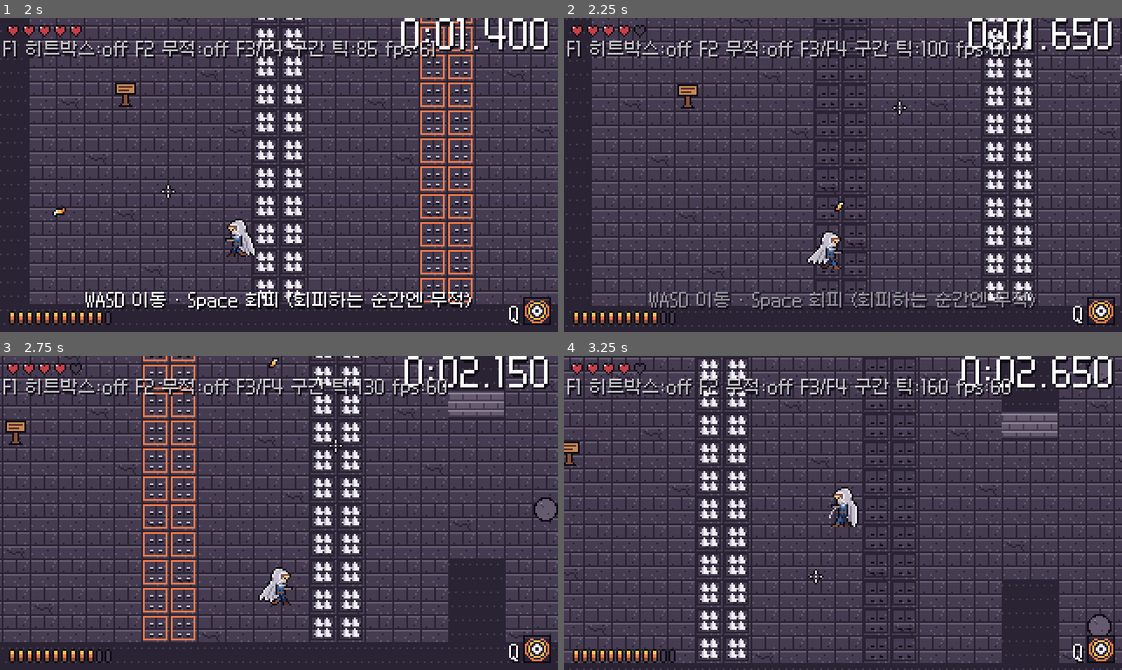
Above: before the commit, frames 1-4 (two rows, left to right).
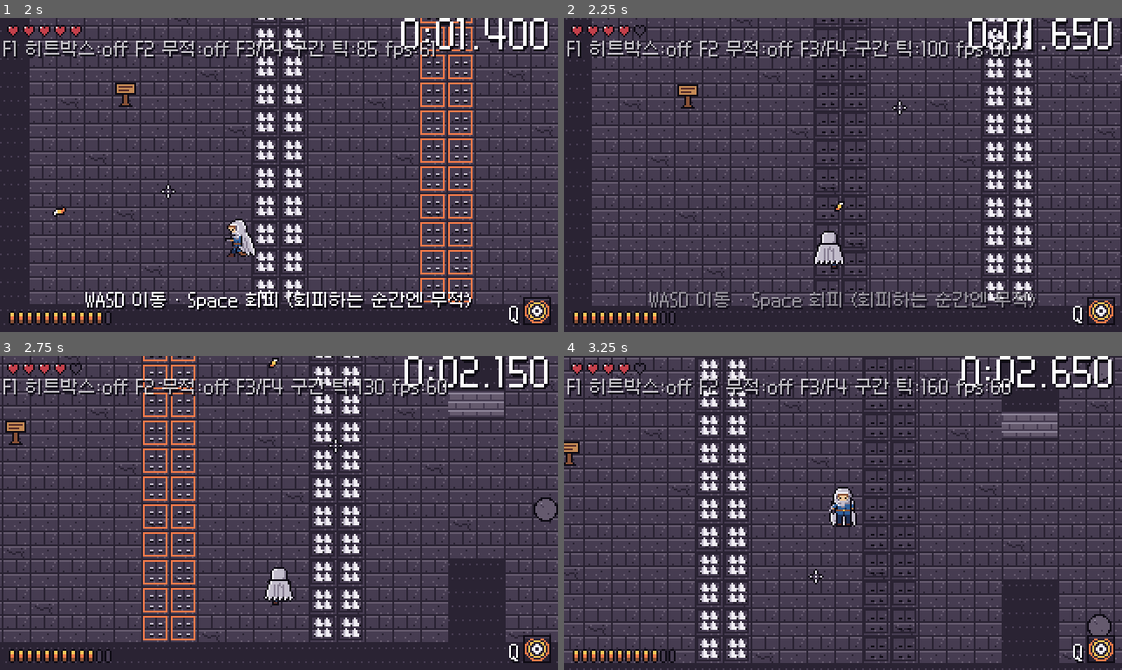
Above: after the commit, the same moments.

Repository: sadagu-0932/New
Game: Godot game, scene res://main.tscn
Two runs of this game, one before a commit and one after it. Both use one fixed random seed, a clock stepped at 60 frames per second and the inputs below.
Inputs (mouse positions are in pixels of both pictures, inside the frame that each line leads up to):
- Up to frame 1 (2 s): tap Enter (menu_confirm) at 0.5 s; move the mouse to (401, 159) at 0.52 s; hold D (move_right) 0.53-1.28 s; tap Space (dodge) at 0.6 s; click (401, 159) at 0.67 s; right-click (401, 159) at 0.8 s; move the mouse to (167, 190) at 1.27 s; hold S (move_down) from 1.28 s (still down); right-click (167, 190) at 1.35 s; click (167, 190) at 1.55 s
- Up to frame 2 (2.25 s): move the mouse to (898, 105) at 2.02 s; release S (move_down) at 2.03 s; hold D (move_right) from 2.03 s (still down); click (898, 105) at 2.1 s
- Up to frame 3 (2.75 s): keep holding D (move_right); tap Space (dodge) at 2.3 s
- Up to frame 4 (3.25 s): move the mouse to (815, 575) at 2.77 s; release D (move_right) at 2.78 s; hold W (move_up) from 2.78 s (still down); tap Space (dodge) at 2.85 s; click (815, 575) at 2.92 s; right-click (815, 575) at 3.05 s

Frame 1 is identical in both runs. In frame 2, 0.4% of the frame differs, in the area x 43-51%, y 67-80%; in frame 3, 0.4%; in frame 4, 0.4%, in the area x 47-53%, y 41-55%.

Commit message:
플레이어 정면·뒷모습: 조준 방향에 따라 옆/정면/뒷모습 전환, 방향별 망토 층(뒷모습은 몸 앞)
- sprite_gen: player_front/back, player_cloak_front/back 시트 생성
- player.gd: 조준(회피·돌진 중엔 이동) 방향으로 그림 전환, 경계 유지 여유로 깜빡임 방지
- 망토 스프링을 보는 방향 기준으로 일반화, 사망은 옆모습
- feel.tres: view_switch_ratio, view_hysteresis
- 테스트: test_player_views

Co-Authored-By: Claude Opus 5.5 <noreply@anthropic.com>
Claude-Session: https://claude.ai/code/session_01DgWHarJPQESHWgitdsXbZA

Diff:
--- /dev/null
+++ b/art/themes/dungeon/player_back.json
@@ -0,0 +1,126 @@
+{
+  "frame_width": 16,
+  "frame_height": 24,
+  "animations": {
+    "idle": {
+      "row": 0,
+      "frames": 4,
+      "fps": 4.0,
+      "loop": true
+    },
+    "move": {
+      "row": 1,
+      "frames": 6,
+      "fps": 12.0,
+      "loop": true
+    },
+    "shoot": {
+      "row": 2,
+      "frames": 2,
+      "fps": 12.0,
+      "loop": false
+    },
+    "melee": {
+      "row": 3,
+      "frames": 3,
+      "fps": 15.0,
+      "loop": false
+    },
+    "dodge": {
+      "row": 4,
+      "frames": 3,
+      "fps": 15.0,
+      "loop": false
+    },
+    "hurt": {
+      "row": 5,
+      "frames": 2,
+      "fps": 12.0,
+      "loop": false
+    },
+    "death": {
+      "row": 6,
+      "frames": 4,
+      "fps": 6.0,
+      "loop": false
+    }
+  },
+  "body_offsets": {
+    "idle": [
+      [
+        0,
+        0
+      ],
+      [
+        0,
+        0
+      ],
+      [
+        0,
+        1
+      ],
+      [
+        0,
+        1
+      ]
+    ],
+    "move": [
+      [
+        0,
+        1
+      ],
+      [
+        0,
+        0
+      ],
+      [
+        0,
+        -1
+      ],
+      [
+        0,
+        1
+      ],
+      [
+        0,
+        0
+      ],
+      [
+        0,
+        -1
+      ]
+    ],
+    "dodge": [
+      [
+        0,
+        2
+      ],
+      [
+        0,
+        4
+      ],
+      [
+        0,
+        2
+      ]
+    ],
+    "death": [
+      [
+        0,
+        2
+      ],
+      [
+        0,
+        4
+      ],
+      [
+        0,
+        0
+      ],
+      [
+        0,
+        0
+      ]
+    ]
+  }
+}
--- /dev/null
+++ b/art/themes/dungeon/player_cloak_back.json
@@ -0,0 +1,36 @@
+{
+  "frame_width": 24,
+  "frame_height": 24,
+  "animations": {
+    "cloak_fwd": {
+      "row": 0,
+      "frames": 2,
+      "fps": 4.0,
+      "loop": true
+    },
+    "cloak_hang": {
+      "row": 1,
+      "frames": 2,
+      "fps": 4.0,
+      "loop": true
+    },
+    "cloak_trail1": {
+      "row": 2,
+      "frames": 2,
+      "fps": 8.0,
+      "loop": true
+    },
+    "cloak_trail2": {
+      "row": 3,
+      "frames": 2,
+      "fps": 10.0,
+      "loop": true
+    },
+    "cloak_billow": {
+      "row": 4,
+      "frames": 2,
+      "fps": 14.0,
+      "loop": true
+    }
+  }
+}
--- /dev/null
+++ b/art/themes/dungeon/player_cloak_front.json
@@ -0,0 +1,36 @@
+{
+  "frame_width": 24,
+  "frame_height": 24,
+  "animations": {
+    "cloak_fwd": {
+      "row": 0,
+      "frames": 2,
+      "fps": 4.0,
+      "loop": true
+    },
+    "cloak_hang": {
+      "row": 1,
+      "frames": 2,
+      "fps": 4.0,
+      "loop": true
+    },
+    "cloak_trail1": {
+      "row": 2,
+      "frames": 2,
+      "fps": 8.0,
+      "loop": true
+    },
+    "cloak_trail2": {
+      "row": 3,
+      "frames": 2,
+      "fps": 10.0,
+      "loop": true
+    },
+    "cloak_billow": {
+      "row": 4,
+      "frames": 2,
+      "fps": 14.0,
+      "loop": true
+    }
+  }
+}
--- /dev/null
+++ b/art/themes/dungeon/player_front.json
@@ -0,0 +1,126 @@
+{
+  "frame_width": 16,
+  "frame_height": 24,
+  "animations": {
+    "idle": {
+      "row": 0,
+      "frames": 4,
+      "fps": 4.0,
+      "loop": true
+    },
+    "move": {
+      "row": 1,
+      "frames": 6,
+      "fps": 12.0,
+      "loop": true
+    },
+    "shoot": {
+      "row": 2,
+      "frames": 2,
+      "fps": 12.0,
+      "loop": false
+    },
+    "melee": {
+      "row": 3,
+      "frames": 3,
+      "fps": 15.0,
+      "loop": false
+    },
+    "dodge": {
+      "row": 4,
+      "frames": 3,
+      "fps": 15.0,
+      "loop": false
+    },
+    "hurt": {
+      "row": 5,
+      "frames": 2,
+      "fps": 12.0,
+      "loop": false
+    },
+    "death": {
+      "row": 6,
+      "frames": 4,
+      "fps": 6.0,
+      "loop": false
+    }
+  },
+  "body_offsets": {
+    "idle": [
+      [
+        0,
+        0
+      ],
+      [
+        0,
+        0
+      ],
+      [
+        0,
+        1
+      ],
+      [
+        0,
+        1
+      ]
+    ],
+    "move": [
+      [
+        0,
+        1
+      ],
+      [
+        0,
+        0
+      ],
+      [
+        0,
+        -1
+      ],
+      [
+        0,
+        1
+      ],
+      [
+        0,
+        0
+      ],
+      [
+        0,
+        -1
+      ]
+    ],
+    "dodge": [
+      [
+        0,
+        2
+      ],
+      [
+        0,
+        4
+      ],
+      [
+        0,
+        2
+      ]
+    ],
+    "death": [
+      [
+        0,
+        2
+      ],
+      [
+        0,
+        4
+      ],
+      [
+        0,
+        0
+      ],
+      [
+        0,
+        0
+      ]
+    ]
+  }
+}
--- a/data/feel.tres
+++ b/data/feel.tres
@@ -17,6 +17,8 @@
 cloak_vertical_factor = 0.5
 cloak_dodge_lean = 3.2
 cloak_backpedal_lean = -1.0
+view_switch_ratio = 1.2
+view_hysteresis = 0.2
 bullet_trail_fade_seconds = 0.15
 afterimage_interval_ticks = 2
 afterimage_fade_seconds = 0.2
--- a/player/player.gd
+++ b/player/player.gd
@@ -51,6 +51,17 @@
 ## 몸 그림의 프레임별 상체 이동 (player.json 의 body_offsets) — 망토를 같이 움직인다
 var _body_offsets: Dictionary = {}
 
+## 보는 방향에 따른 그림 (옆모습 / 정면 / 뒷모습). 화면 표시 전용
+enum View { SIDE, FRONT, BACK }
+const VIEW_SHEETS := {
+	View.SIDE: ["player", "player_cloak"],
+	View.FRONT: ["player_front", "player_cloak_front"],
+	View.BACK: ["player_back", "player_cloak_back"],
+}
+var view: View = View.SIDE
+## 방향별 [몸 SpriteFrames, 망토 SpriteFrames, body_offsets]
+var _view_res: Dictionary = {}
+
 
 func _ready() -> void:
 	add_to_group(GROUP)
@@ -75,15 +86,19 @@
 	body_shape.position = Vector2(0, data.body_offset_y)
 	add_child(body_shape)
 
-	# 망토는 몸보다 먼저 추가 → 몸 뒤에 그려진다
+	for v: View in VIEW_SHEETS:
+		var names: Array = VIEW_SHEETS[v]
+		_view_res[v] = [DB.theme.load_sheet(names[0]), DB.theme.load_sheet(names[1]),
+			DB.theme.load_json(names[0]).get("body_offsets", {})]
+	# 망토는 몸보다 먼저 추가 → 몸 뒤에 그려진다 (뒷모습일 때만 몸 앞으로 옮김)
 	_cloak = AnimatedSprite2D.new()
-	_cloak.sprite_frames = DB.theme.load_sheet("player_cloak")
+	_cloak.sprite_frames = _view_res[View.SIDE][1]
 	_cloak.play(&"cloak_hang")
 	add_child(_cloak)
-	_body_offsets = DB.theme.load_json("player").get("body_offsets", {})
+	_body_offsets = _view_res[View.SIDE][2]
 
 	_sprite = AnimatedSprite2D.new()
-	_sprite.sprite_frames = DB.theme.load_sheet("player")
+	_sprite.sprite_frames = _view_res[View.SIDE][0]
 	_sprite.offset = SpriteSheet.foot_offset(_sprite.sprite_frames)
 	_sprite.play(&"idle")
 	add_child(_sprite)
@@ -328,6 +343,7 @@
 func cutscene_collapse() -> void:
 	state = State.DEAD
 	velocity = Vector2.ZERO
+	_set_view(View.SIDE)  # 쓰러지는 그림은 옆모습에만 있음
 	_sprite.modulate = Color.WHITE
 	_sprite.play(&"death")
 
@@ -353,6 +369,7 @@
 func _die() -> void:
 	state = State.DEAD
 	velocity = Vector2.ZERO
+	_set_view(View.SIDE)  # 쓰러지는 그림은 옆모습에만 있음
 	melee.cancel()
 	stealth_ticks_left = 0
 	_sprite.modulate = Color.WHITE
@@ -396,14 +413,14 @@
 	if _shoot_anim_ticks > 0:
 		_shoot_anim_ticks -= 1
 	var anim: StringName = &"idle"
+	var look := aim_dir
 	if state == State.DODGE:
 		anim = &"dodge"
-		_sprite.flip_h = dodge.direction().x < 0.0
+		look = dodge.direction()
 	elif state == State.DASH_SLASH:
 		anim = &"melee"
-		_sprite.flip_h = _dash_dir.x < 0.0
+		look = _dash_dir
 	else:
-		_sprite.flip_h = aim_dir.x < 0.0
 		if hurt_invuln_left > data.hurt_invuln_ticks - HURT_ANIM_TICKS:
 			anim = &"hurt"
 		elif melee.is_active():
@@ -412,6 +429,9 @@
 			anim = &"shoot"
 		elif input.move != Vector2.ZERO:
 			anim = &"move"
+	_set_view(_choose_view(look))
+	if view == View.SIDE and look.x != 0.0:
+		_sprite.flip_h = look.x < 0.0
 	if _sprite.animation != anim:
 		_sprite.play(anim)
 	# 투명: 푸르스름하게 거의 안 보이게 깜빡임 / 회피 무적: 반투명 / 피격 후 무적: 깜빡임
@@ -435,6 +455,58 @@
 			global_position + _sprite.offset, _sprite.flip_h, DB.feel.afterimage_fade_seconds, tint)
 
 
+## 보는 방향 → 그림 방향. 경계에서 깜빡이지 않게 지금 방향을 조금 더 유지한다
+func _choose_view(dir: Vector2) -> View:
+	if dir == Vector2.ZERO:
+		return view
+	var f := DB.feel
+	var ax := absf(dir.x)
+	var ay := absf(dir.y)
+	var keep := 1.0 + f.view_hysteresis
+	var vertical: bool
+	if view == View.SIDE:
+		vertical = ay > ax * f.view_switch_ratio * keep
+	else:
+		vertical = ay * keep >= ax * f.view_switch_ratio
+	if not vertical:
+		return View.SIDE
+	return View.BACK if dir.y < 0.0 else View.FRONT
+
+
+## 그림 방향을 바꾼다 (지금 애니메이션·프레임은 그대로 이어서)
+func _set_view(v: View) -> void:
+	if v == view:
+		return
+	view = v
+	var res: Array = _view_res[v]
+	var anim := _sprite.animation
+	var frame := _sprite.frame
+	var progress := _sprite.frame_progress
+	_sprite.sprite_frames = res[0]
+	_sprite.play(anim)
+	_sprite.set_frame_and_progress(frame, progress)
+	if v != View.SIDE:
+		_sprite.flip_h = false
+	var cloak_anim := _cloak.animation
+	var cloak_frame := _cloak.frame
+	_cloak.sprite_frames = res[1]
+	_cloak.play(cloak_anim)
+	_cloak.frame = cloak_frame
+	_body_offsets = res[2]
+	# 뒷모습이면 망토가 몸을 덮는다 (몸 앞에 그림)
+	move_child(_cloak, _sprite.get_index() if v == View.BACK else _sprite.get_index() - 1)
+
+
+## 그림이 향한 방향 (망토가 뒤로 날리는 기준)
+func _facing_vector() -> Vector2:
+	match view:
+		View.FRONT:
+			return Vector2.DOWN
+		View.BACK:
+			return Vector2.UP
+	return Vector2.LEFT if _sprite.flip_h else Vector2.RIGHT
+
+
 ## 망토 기울기 단계 (-1 앞으로 쏠림 ~ 3 펄럭) → 애니메이션 이름
 const CLOAK_ANIMS: Array[StringName] = [&"cloak_fwd", &"cloak_hang", &"cloak_trail1", &"cloak_trail2", &"cloak_billow"]
 
@@ -442,14 +514,14 @@
 ## 망토: 이동 속도·방향을 스프링으로 따라간다. 멈추면 한 번 앞으로 출렁였다가 늘어짐 (화면 표시 전용)
 func _update_cloak() -> void:
 	var f := DB.feel
-	var facing := -1.0 if _sprite.flip_h else 1.0
+	var face := _facing_vector()
 	var target := 0.0
 	if state == State.DODGE or state == State.DASH_SLASH:
 		target = f.cloak_dodge_lean
 	elif state != State.DEAD and not cutscene_lock:
 		var run := maxf(data.move_speed, 1.0)
-		var along := velocity.x * facing / run      # +: 보는 쪽으로 달림 → 뒤로 날림
-		var vertical := absf(velocity.y) / run
+		var along := velocity.dot(face) / run      # +: 보는 쪽으로 달림 → 뒤로 날림
+		var vertical := absf(velocity.cross(face)) / run   # 옆으로 움직임
 		if along >= 0.0:
 			target = along * f.cloak_run_lean
 		else:
@@ -465,7 +537,11 @@
 	var half_extra := (_cloak.sprite_frames.get_frame_texture(_cloak.animation, 0).get_width() - 16) * 0.5
 	_cloak.flip_h = _sprite.flip_h
 	var body := _body_offset()
-	_cloak.offset = Vector2(-half_extra * facing + body.x * facing, _sprite.offset.y + body.y)
+	if view == View.SIDE:
+		var facing := face.x
+		_cloak.offset = Vector2(-half_extra * facing + body.x * facing, _sprite.offset.y + body.y)
+	else:
+		_cloak.offset = Vector2(body.x, _sprite.offset.y + body.y)   # 정면·뒷모습: 가운데 정렬
 	_cloak.modulate = _sprite.modulate
 	if _sprite.animation == &"hurt":
 		_cloak.modulate = Color(1, 0.55, 0.55) if _sprite.frame == 1 else Color(1.6, 1.6, 1.6)
--- a/tests/test_m10.gd
+++ b/tests/test_m10.gd
@@ -14,6 +14,7 @@
 	test_export_preset()
 	await test_tall_player_feet()
 	await test_cloak_follows_motion()
+	await test_player_views()
 	await test_bullet_looks()
 	await test_hit_effects()
 	if level != null:
@@ -138,6 +139,38 @@
 	await step(40)
 	check(p._cloak.animation == &"cloak_fwd", "조준 반대로 뒷걸음질하면 몸 쪽으로 눌림 (%s)" % p._cloak.animation)
 	check(p._cloak.flip_h == p._sprite.flip_h, "망토는 몸과 같은 쪽을 봄")
+
+
+## 조준 방향에 따라 옆/정면/뒷모습. 뒷모습이면 망토가 몸을 덮는다 (화면 표시 전용)
+func test_player_views() -> void:
+	await new_level("res://tests/maps/m3_test.txt")
+	var p := level.player
+	var pos := p.global_position
+	input.push(Vector2.ZERO, 3, 0, 0, pos + Vector2(100, 0))
+	await step(3)
+	check(p.view == Player.View.SIDE, "옆을 조준하면 옆모습")
+	input.push(Vector2.ZERO, 3, 0, 0, pos + Vector2(10, 100))
+	await step(3)
+	check(p.view == Player.View.FRONT, "아래를 조준하면 정면")
+	check(p._cloak.get_index() < p._sprite.get_index(), "정면: 망토는 몸 뒤")
+	input.push(Vector2.ZERO, 3, 0, 0, pos + Vector2(-10, -100))
+	await step(3)
+	check(p.view == Player.View.BACK, "위를 조준하면 뒷모습")
+	check(p._cloak.get_index() > p._sprite.get_index(), "뒷모습: 망토가 몸 앞")
+	check(not p._sprite.flip_h, "뒷모습은 뒤집지 않음")
+	# 대각선 경계 근처에서는 지금 그림을 유지 (깜빡임 방지)
+	input.push(Vector2.ZERO, 3, 0, 0, pos + Vector2(100, -115))
+	await step(3)
+	check(p.view == Player.View.BACK, "경계 근처는 뒷모습 유지")
+	input.push(Vector2.ZERO, 3, 0, 0, pos + Vector2(-100, -20))
+	await step(3)
+	check(p.view == Player.View.SIDE and p._sprite.flip_h, "왼쪽 조준 → 옆모습(뒤집힘)")
+	check(p._cloak.get_index() < p._sprite.get_index(), "옆모습: 망토는 몸 뒤")
+	# 아래로 달리며 위를 조준(뒷걸음질) → 망토가 몸 쪽으로 눌림
+	input.push(Vector2.DOWN, 40, 0, 0, pos + Vector2(0, -400))
+	await step(40)
+	check(p.view == Player.View.BACK, "위를 보며 뒷걸음질")
+	check(p._cloak.animation == &"cloak_fwd", "뒷걸음질하면 망토가 눌림 (%s)" % p._cloak.animation)
 
 
 ## 적마다 어울리는 탄 그림, 진행 방향 회전, 꼬리 (화면 표시 전용)
--- a/ui/feel_data.gd
+++ b/ui/feel_data.gd
@@ -28,6 +28,12 @@
 ## 뒤로 걸을 때(조준 반대 방향) 몸 쪽으로 눌리는 정도
 @export var cloak_backpedal_lean: float = 0.0
 
+@export_group("플레이어 그림 방향 (화면 표시만)")
+## 조준이 세로로 이 배율 이상 기울면 정면/뒷모습 (|y| > |x| × 값)
+@export var view_switch_ratio: float = 0.0
+## 방향이 바뀌는 경계에서 지금 그림을 유지하는 여유 (0.2 = 20%)
+@export var view_hysteresis: float = 0.0
+
 @export_group("탄 꼬리")
 ## 탄 꼬리 잔상이 사라지는 시간 (초)
 @export var bullet_trail_fade_seconds: float = 0.0
Binary file added: art/themes/dungeon/player_back.png
Not shown, added: art/themes/dungeon/player_back.png.import
Binary file added: art/themes/dungeon/player_cloak_back.png
Not shown, added: art/themes/dungeon/player_cloak_back.png.import
Binary file added: art/themes/dungeon/player_cloak_front.png
Not shown, added: art/themes/dungeon/player_cloak_front.png.import
Binary file added: art/themes/dungeon/player_front.png
Not shown, added: art/themes/dungeon/player_front.png.import
